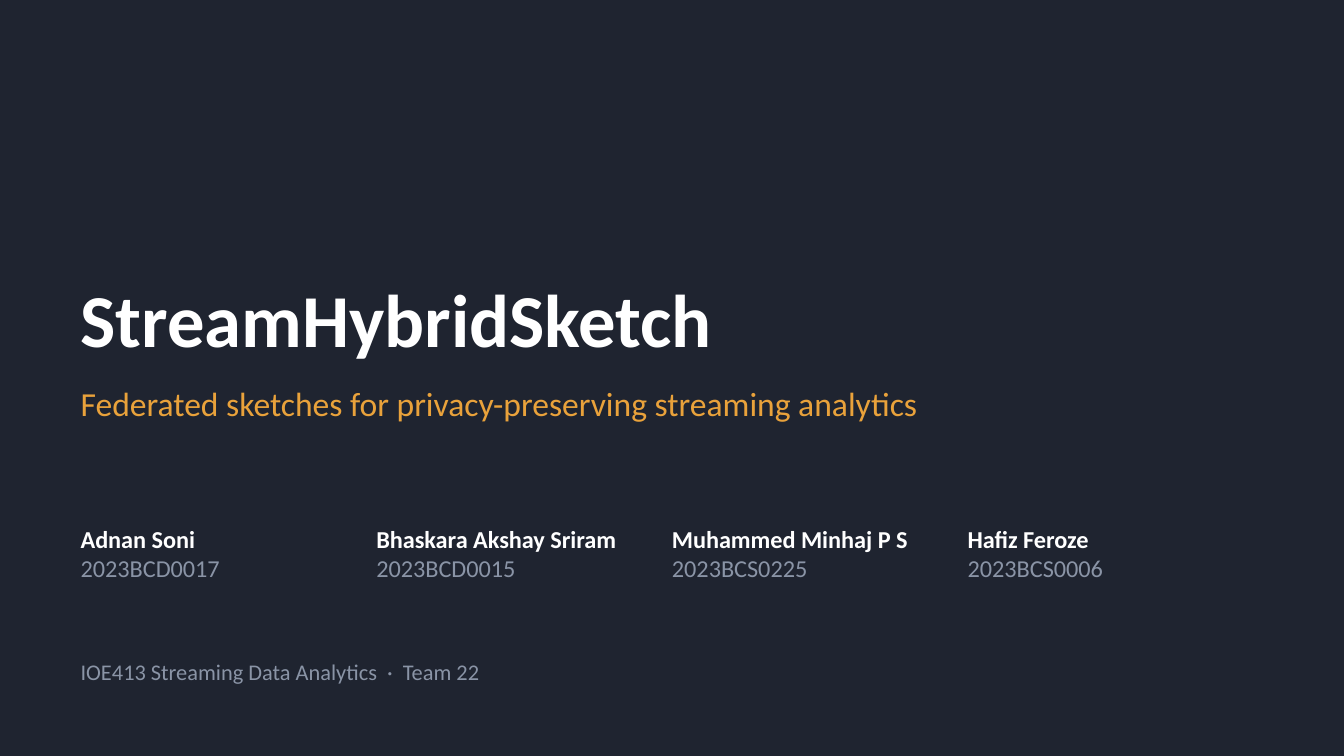
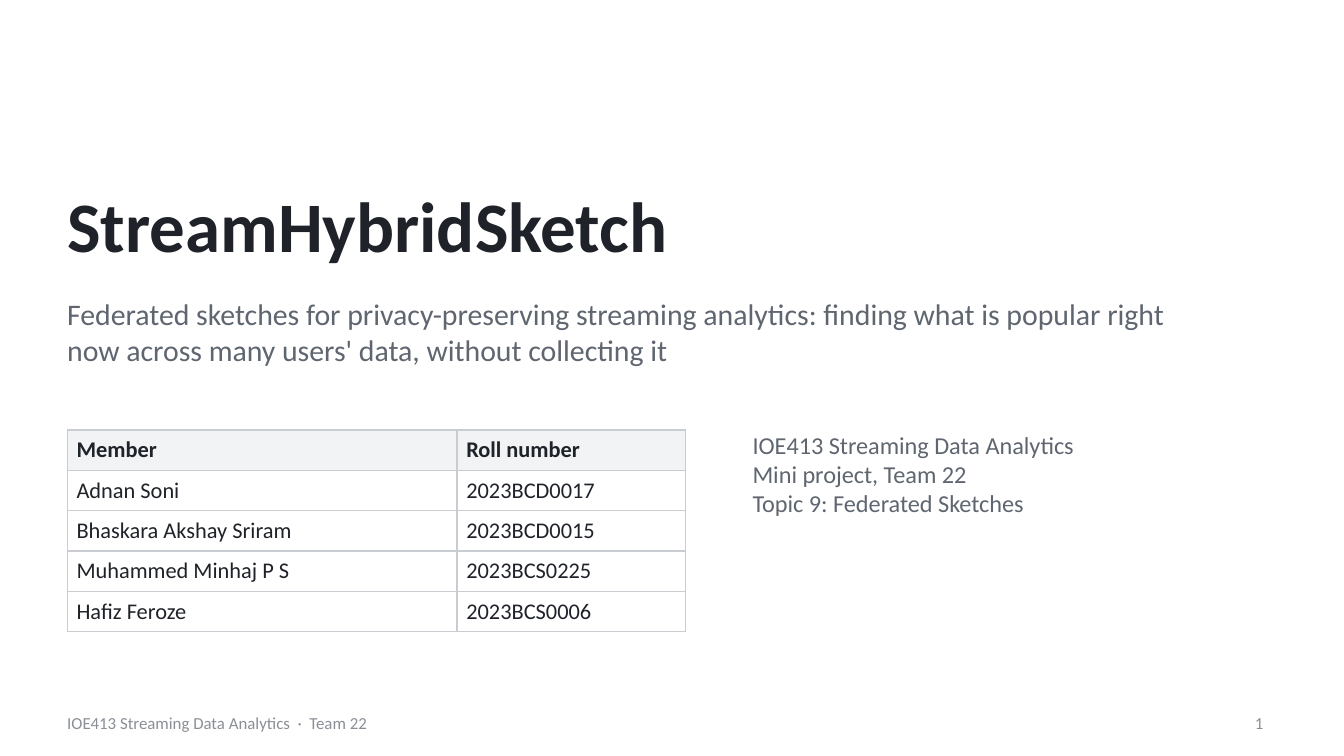
Before and after one commit to alpenglow174/StreamHybridSketch, a slide deck: slide 1 of presentation/22_StreamHybridSketch_Presentation.pptx. Drawn at 1344x756 pixels with LibreOffice and Linux fonts; fonts in the diff are those of the drawing. Boxes give left, top, right and bottom in pixels: in the first picture for what was removed or moved away, otherwise in the second. Text is boxed around its words. In the diff, an @@ line names an element or a change of style, - is before the commit and + after.

```diff
--- a/presentation/22_StreamHybridSketch_Presentation.pptx
+++ b/presentation/22_StreamHybridSketch_Presentation.pptx
@@ background #1F2430 to #FFFFFF @@
@@ text "StreamHybridSketch": place and size @@
-text "StreamHybridSketch" at box(81, 294, 712, 359)
+text "StreamHybridSketch" at box(67, 202, 667, 263)
@@ text "StreamHybridSketch" at box(67, 202, 667, 263): size 40 to 38 pt, text colour #FFFFFF to #1F2329; vertical alignment bottom to top @@
@@ text at box(67, 304, 1164, 366): text changed; size 18 to 16 pt; text colour #E9A23B to #5F6670 @@
-Federated sketches for privacy-preserving streaming analytics
+Federated sketches for privacy-preserving streaming analytics: finding what is popular right now across many users' data, without collecting it
@@ table added at box(67, 430, 685, 623), 5 rows, 2 columns @@
+Member | Roll number
+Adnan Soni | 2023BCD0017
+Bhaskara Akshay Sriram | 2023BCD0015
+Muhammed Minhaj P S | 2023BCS0225
+Hafiz Feroze | 2023BCS0006
@@ text at box(753, 437, 1074, 516): text changed; size 12 to 13 pt; text colour #8A94A6 to #5F6670 @@
-IOE413 Streaming Data Analytics · Team 22
+IOE413 Streaming Data Analytics
+Mini project, Team 22
+Topic 9: Federated Sketches
@@ text "IOE413 Streaming Data Analytics" at box(753, 437, 1074, 516): vertical alignment middle to top @@
@@ text removed at box(81, 531, 220, 577) @@
-Adnan Soni
-2023BCD0017
@@ text removed at box(376, 531, 616, 577) @@
-Bhaskara Akshay Sriram
-2023BCD0015
@@ text removed at box(672, 531, 907, 577) @@
-Muhammed Minhaj P S
-2023BCS0225
@@ text removed at box(968, 531, 1103, 577) @@
-Hafiz Feroze
-2023BCS0006
@@ text added at box(67, 717, 367, 732), 9 pt, text #8A8F96 @@
+IOE413 Streaming Data Analytics · Team 22
@@ page number added at box(1255, 718, 1264, 729), 9 pt, text #8A8F96 @@
+1
```
Also in this commit, not shown: 3 other slides changed, 6 slides added, 6 slides removed, 3 other files.
